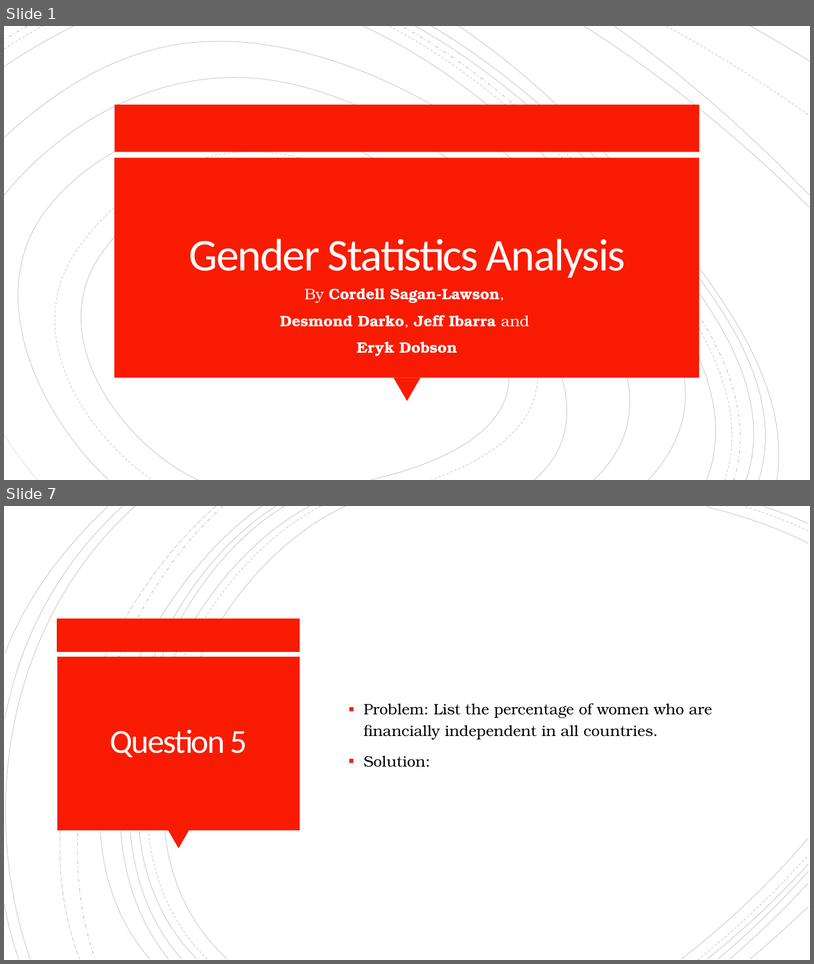
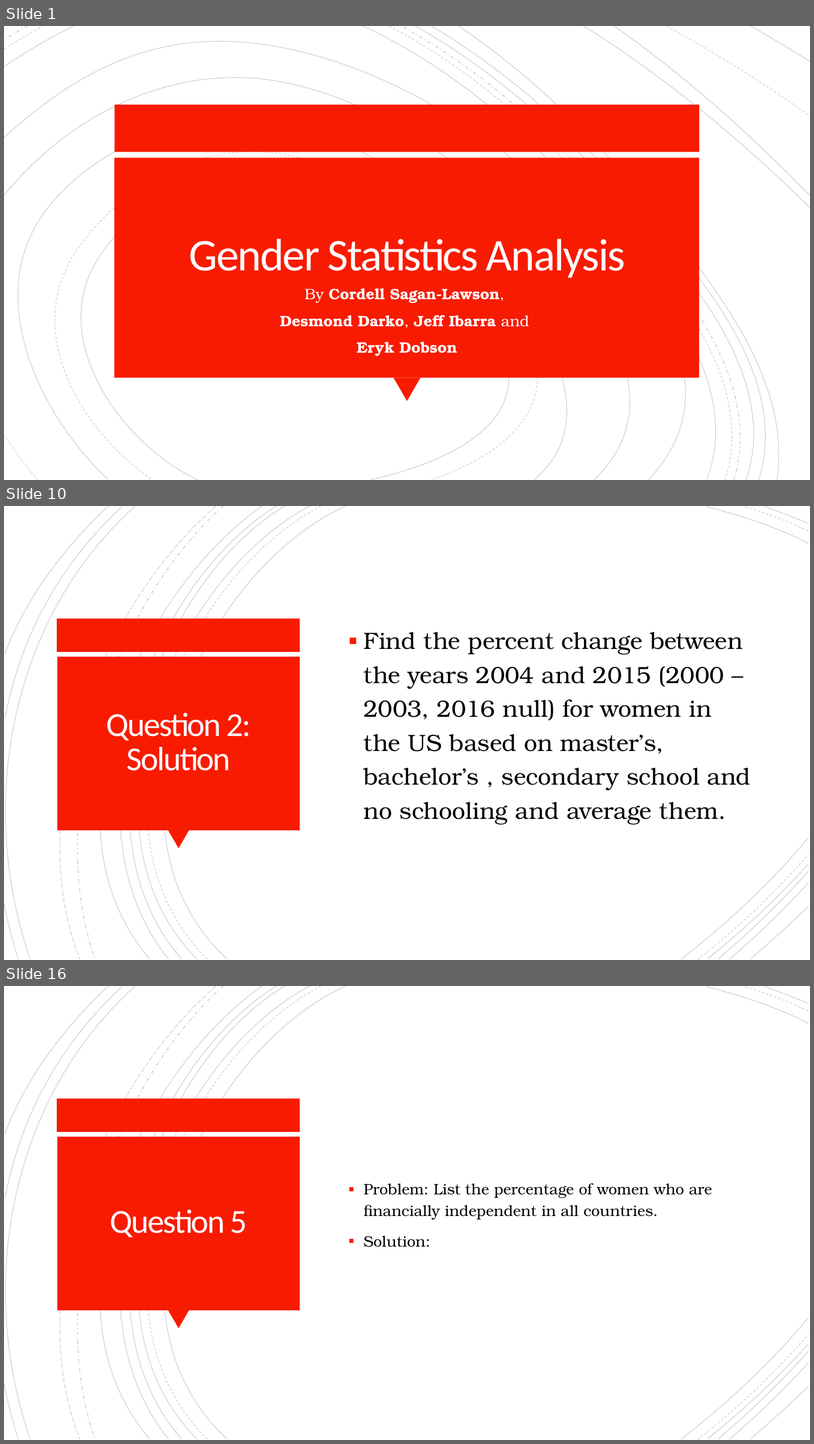
Before and after one commit to cordellsl/Project2, a slide deck: Project 2 Presentation.pptx. Shown one above the other, each under a label of ours: slides 1 and 7 before the commit, slides 1, 10 and 16 after it; the slides between them are not shown. The pictures are 814x964 and 814x1444 pixels, drawn with LibreOffice and Linux fonts; fonts in the diff are those of the drawing. Boxes give left, top, right and bottom in pixels: in the first picture for what was removed or moved away, otherwise in the second. Text is boxed around its words. In the diff, an @@ line names an element or a change of style, - is before the commit and + after.

```diff
--- a/Project 2 Presentation.pptx
+++ b/Project 2 Presentation.pptx
@@ slide 10 added at box(4, 506, 810, 960), background #FFFFFF; not listed: 24 template elements that a slide beside it also shows @@
@@ text added at box(364, 632, 751, 824), 28 pt, text #000000 @@
+▪ Find the percent change between the years 2004 and 2015 (2000 – 2003, 2016 null) for women in the US based on master’s, bachelor’s , secondary school and no schooling and average them.
@@ title added at box(106, 712, 251, 771), 40 pt, text #FFFEFF @@
+Question 2:
+Solution
@@ what was slide 7 is now slide 16 @@
```
Also in this commit, not shown: 5 slides changed, 8 other slides added.
